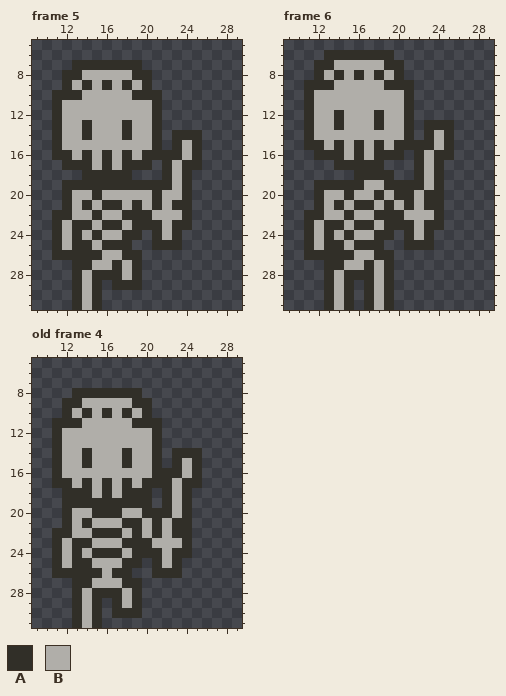
Edited in one commit: pixel-art file (Assets/enemies/skeleton.aseprite). Above is the file before it was changed.
32x32 pixels, 6 frames. Shown: frame 5: x 9..29, y 5..31; frame 6: x 9..29, y 5..31; old frame 4: x 9..29, y 5..31. The commit also changed other frames, which this record leaves out.
Palette (. is transparent): A #312f28  B #b0aea9
Pixels before, frame 5, first column x 11:
 7 ..AAAAAAA......
 8 .AABBBBBAA.....
 9 .ABABABABA.....
10 AAABBBBBAAA....
11 ABBBBBBBBBA....
12 ABBBBBBBBBA....
13 ABBABBBABBA....
14 ABBABBBABBA.AAA
15 ABBBBBBBBBA.ABA
16 AABABABABAAAABA
17 .AAABABAAA.ABAA
18 ...AAAAA...ABA.
19 .AAAAAAAAAAABA.
20 .ABBABBBBBABBA.
21 .ABABAABABABAA.
22 AABBABBAAABBBA.
23 ABAABAABAAABAA.
24 ABABABBAA.ABA..
25 ABAABAAA..AAA..
26 AAAAABBAA......
27 ..AABBABA......
28 ..ABAAABA......
29 ..ABA.AAA......
30 ..ABA..........
31 ..ABA..........
Pixels before, frame 6, first column x 11:
 6 ..AAAAAAA......
 7 .AABBBBBAA.....
 8 .ABABABABA.....
 9 AAABBBBBAAA....
10 ABBBBBBBBBA....
11 ABBBBBBBBBA....
12 ABBABBBABBA....
13 ABBABBBABBA.AAA
14 ABBBBBBBBBA.ABA
15 AABABABABAAAABA
16 .AAABABAAA.ABAA
17 ...AAAAA...ABA.
18 .....AAAA..ABA.
19 .AAAAABBAAAABA.
20 .ABBABBABAABAA.
21 .ABABAABABABAA.
22 AABBABBAAABBBA.
23 ABAABAABAAABAA.
24 ABABABBAA.ABA..
25 ABAABAAA..AAA..
26 AAAAABBAA......
27 ..AABBABA......
28 ..ABAAABA......
29 ..ABA.ABA......
30 ..ABA.ABA......
31 ..ABA.ABA......
Pixels before, old frame 4, first column x 11:
 8 ..AAAAAAA......
 9 .AABBBBBAA.....
10 .ABABABABA.....
11 AAABBBBBAAA....
12 ABBBBBBBBBA....
13 ABBBBBBBBBA....
14 ABBABBBABBA.AAA
15 ABBABBBABBA.ABA
16 ABBBBBBBBBAAABA
17 AABABABABAAABAA
18 .AAABABAAA.ABA.
19 .AAAAAAAAA.ABA.
20 .ABBAAABBAAABA.
21 .ABABBBAABABAA.
22 AABBAAABABABAA.
23 ABAABBBAAABBBA.
24 ABABAAABAAABAA.
25 ABAABBBAA.ABA..
26 AAAAABAA..AAA..
27 ..AABBBAA......
28 ..ABAAABA......
29 ..ABA.ABA......
30 ..ABA.AAA......
31 ..ABA..........
The result:
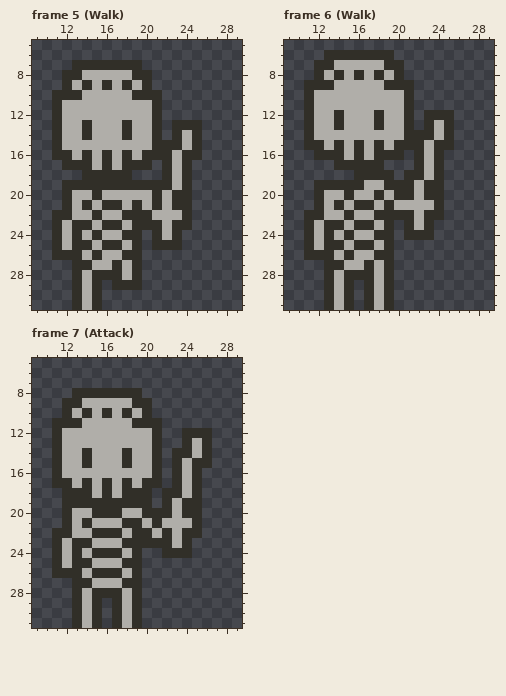
A new or re-ordered frame is compared with the old frame closest to it.
The exact change:
{"change": "frames 6 -> 14"}
{"where": "frame 5 (Walk)"}
{"frame":5,"y":13,"x":23,"old":"...","new":"AAA"}
{"frame":5,"y":14,"x":24,"old":"A","new":"B"}
{"frame":5,"y":15,"x":22,"old":".","new":"A"}
{"frame":5,"y":16,"x":23,"old":"AB","new":"BA"}
{"frame":5,"y":17,"x":25,"old":"A","new":"."}
{"frame":5,"y":20,"x":23,"old":"B","new":"A"}
{"frame":5,"y":25,"x":18,"old":"A.","new":"BA"}
{"frame":5,"y":26,"x":14,"old":"A","new":"B"}
{"where": "frame 6 (Walk)"}
{"frame":6,"y":12,"x":23,"old":"...","new":"AAA"}
{"frame":6,"y":13,"x":24,"old":"A","new":"B"}
{"frame":6,"y":14,"x":22,"old":".","new":"A"}
{"frame":6,"y":15,"x":23,"old":"AB","new":"BA"}
{"frame":6,"y":16,"x":25,"old":"A","new":"."}
{"frame":6,"y":18,"x":21,"old":".","new":"A"}
{"frame":6,"y":19,"x":22,"old":"AB","new":"BA"}
{"frame":6,"y":21,"x":21,"old":"A","new":"B"}
{"frame":6,"y":21,"x":23,"old":"A","new":"B"}
{"frame":6,"y":22,"x":21,"old":"B","new":"A"}
{"frame":6,"y":22,"x":23,"old":"B","new":"A"}
{"frame":6,"y":23,"x":20,"old":"A","new":"."}
{"frame":6,"y":23,"x":24,"old":"A","new":"."}
{"frame":6,"y":24,"x":22,"old":"B","new":"A"}
{"frame":6,"y":25,"x":18,"old":"A.","new":"BA"}
{"frame":6,"y":25,"x":21,"old":"AAA","new":"..."}
{"frame":6,"y":26,"x":14,"old":"A","new":"B"}
{"where": "frame 7 (Attack) is new; against old frame 4"}
{"frame":7,"y":12,"x":24,"old":"...","new":"AAA"}
{"frame":7,"y":13,"x":24,"old":"...","new":"ABA"}
{"frame":7,"y":14,"x":25,"old":"A.","new":"BA"}
{"frame":7,"y":15,"x":26,"old":".","new":"A"}
{"frame":7,"y":16,"x":22,"old":"A","new":"."}
{"frame":7,"y":17,"x":22,"old":"ABA","new":".AB"}
{"frame":7,"y":18,"x":23,"old":"BA.","new":"ABA"}
{"frame":7,"y":19,"x":25,"old":".","new":"A"}
{"frame":7,"y":20,"x":25,"old":".","new":"A"}
{"frame":7,"y":21,"x":23,"old":"AA.","new":"BBA"}
{"frame":7,"y":22,"x":20,"old":"BABA","new":"ABAB"}
{"frame":7,"y":22,"x":25,"old":".","new":"A"}
{"frame":7,"y":23,"x":21,"old":"BB","new":"AA"}
{"frame":7,"y":24,"x":20,"old":"AAB","new":"..A"}
{"frame":7,"y":25,"x":21,"old":"ABA","new":"..."}
{"frame":7,"y":26,"x":14,"old":"A","new":"B"}
{"frame":7,"y":26,"x":16,"old":"B","new":"A"}
{"frame":7,"y":26,"x":18,"old":"A.","new":"BA"}
{"frame":7,"y":26,"x":21,"old":"AAA","new":"..."}
{"frame":7,"y":30,"x":18,"old":"A","new":"B"}
{"frame":7,"y":31,"x":17,"old":"...","new":"ABA"}
{"label":"changed","picture_box":[122,120,202,250]}
{"label":"changed","picture_box":[82,250,92,260]}
{"label":"changed","picture_box":[374,110,454,250]}
{"label":"changed","picture_box":[334,250,344,260]}
{"label":"changed","picture_box":[82,428,212,628]}
